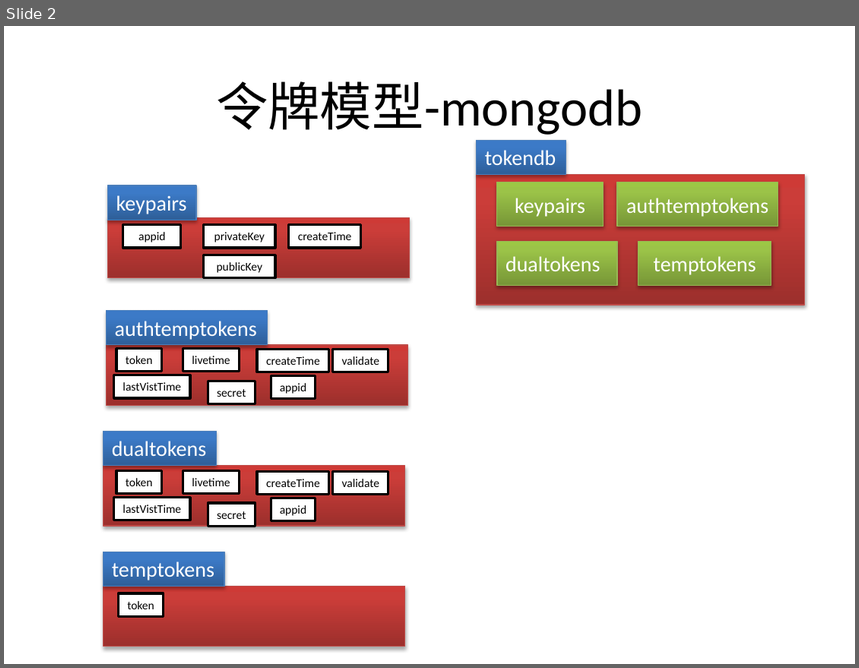
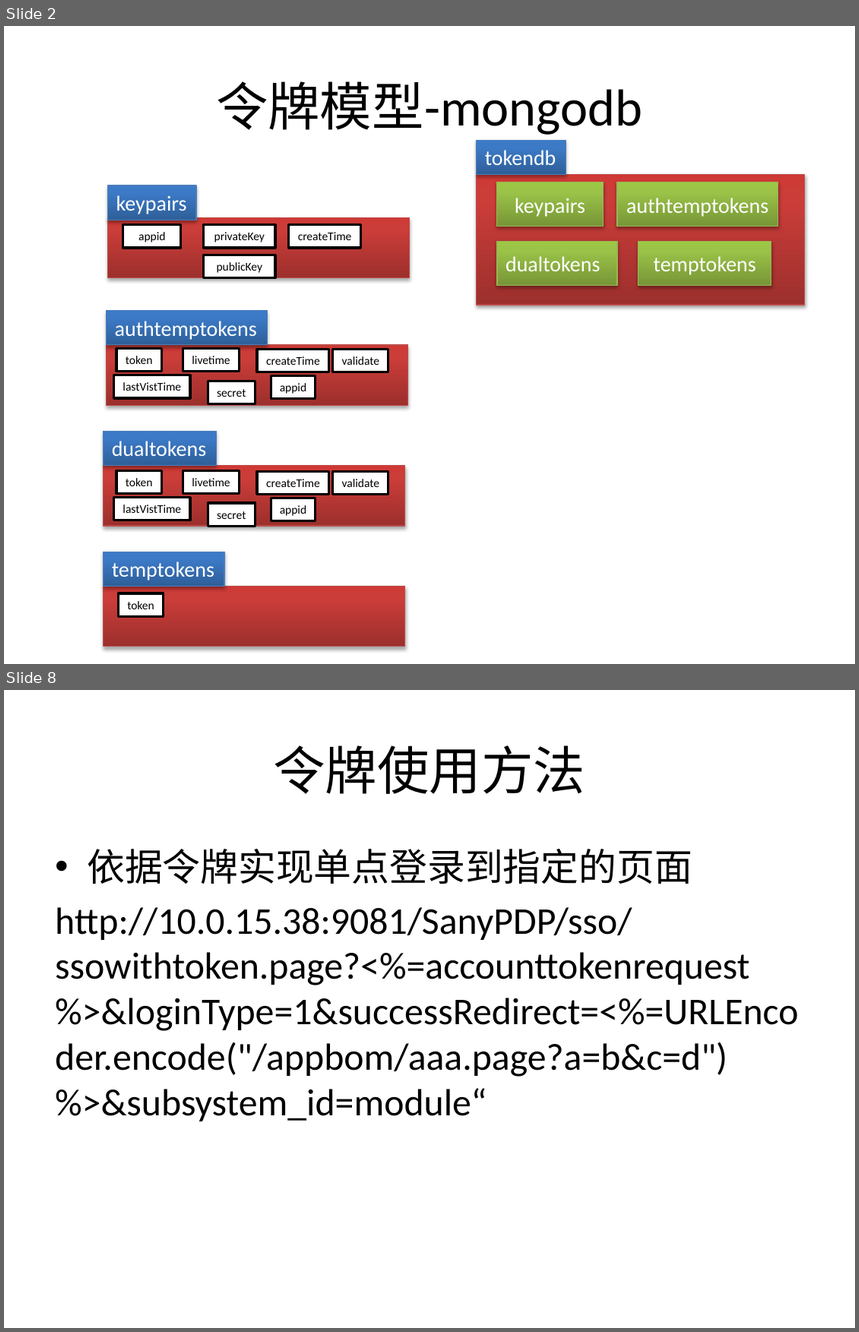
Before and after one commit to bbossgroups/bboss, a slide deck: 文档/令牌管理.pptx. Shown one above the other, each under a label of ours: slide 2 before the commit, slides 2 and 8 after it; the slides between them are not shown. The pictures are 859x668 and 859x1332 pixels, drawn with LibreOffice and Linux fonts; fonts in the diff are those of the drawing. Boxes give left, top, right and bottom in pixels: in the first picture for what was removed or moved away, otherwise in the second. Text is boxed around its words. In the diff, an @@ line names an element or a change of style, - is before the commit and + after.

Commit message:
完善令牌

```diff
--- a/文档/令牌管理.pptx
+++ b/文档/令牌管理.pptx
@@ slide 8 added at box(4, 690, 855, 1328), background #FFFFFF @@
@@ title added at box(273, 745, 585, 794), 44 pt, text #000000 @@
+令牌使用方法
@@ text added at box(55, 849, 798, 1122), 32 pt, text #000000 @@
+• 依据令牌实现单点登录到指定的页面
+http://10.0.15.38:9081/SanyPDP/sso/ssowithtoken.page?<%=accounttokenrequest %>&loginType=1&successRedirect=<%=URLEncoder.encode("/appbom/aaa.page?a=b&c=d") %>&subsystem_id=module“
```
Also in this commit, not shown: 8 other slides added, 10 other files.
